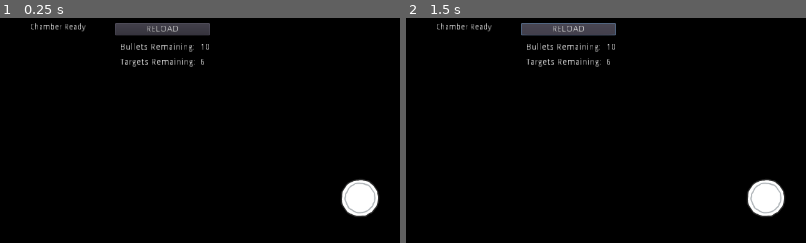
Above: before the commit, frames 1-2 (left to right).
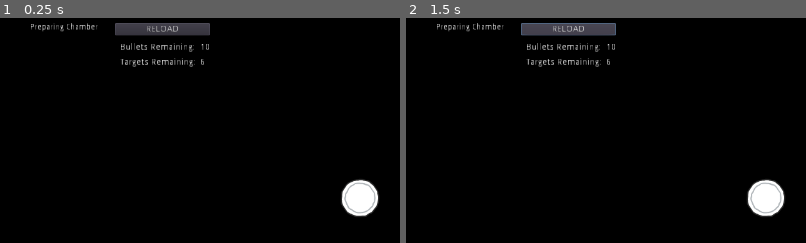
Above: after the commit, the same moments.

Repository: afoster1234/P1-PegSmash
Game: Godot game, scene res://src/World.tscn
The game is run twice, just before and just after one commit, with the same random seed, the same clock (stepped at 60 frames per second) and the same inputs.
Inputs:
- Up to frame 1 (0.25 s): no input
- Up to frame 2 (1.5 s): tap Enter at 0.5 s; hold Up (angle_up) 0.53-1.25 s; tap F (fire) at 0.6 s; click "RELOAD" at 1.25 s
The pictures show only the part of the screen within x 0-50%, y 0-50%; the shares and areas given below are measured in that part.

The runs differ from the first frame. In frame 1, 0.3% of the frame differs, in the area x 7-25%, y 2-7%; in frame 2, 0.3%.

Commit message:
Fixed Bugs

Diff:
--- a/project/src/World.gd
+++ b/project/src/World.gd
@@ -4,10 +4,9 @@
 
 var magazine_size := 10
 var targets_remaining = 6
-var ready_for_fire := true
+var ready_for_fire := false
 
 func _process(_delta):
-
 	if Input.is_action_just_pressed("reload"):
 		if ready_for_fire:
 			load_bullet()
Not shown, changed: build/web/index.pck
